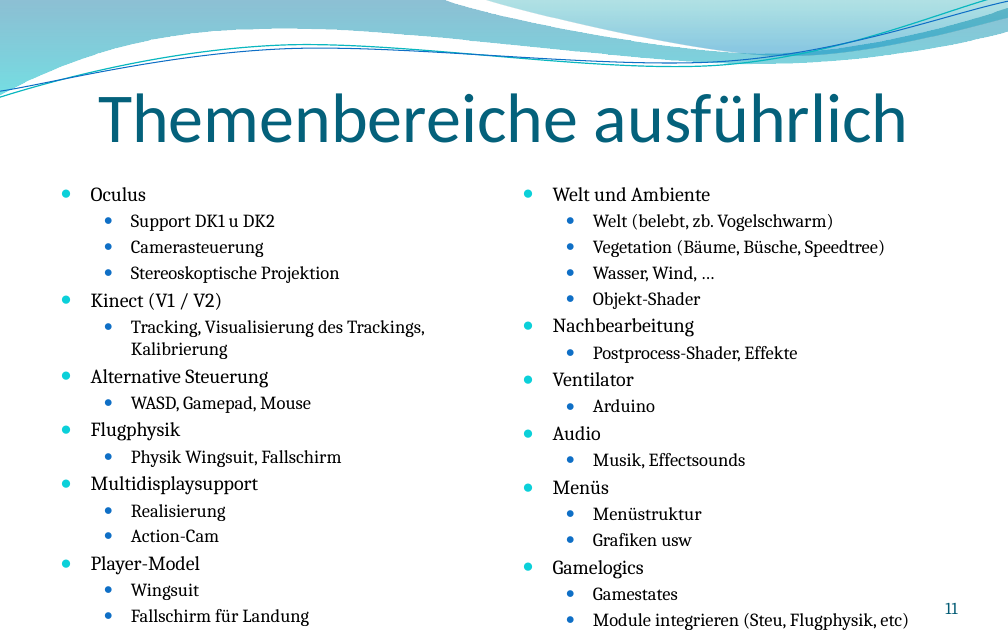
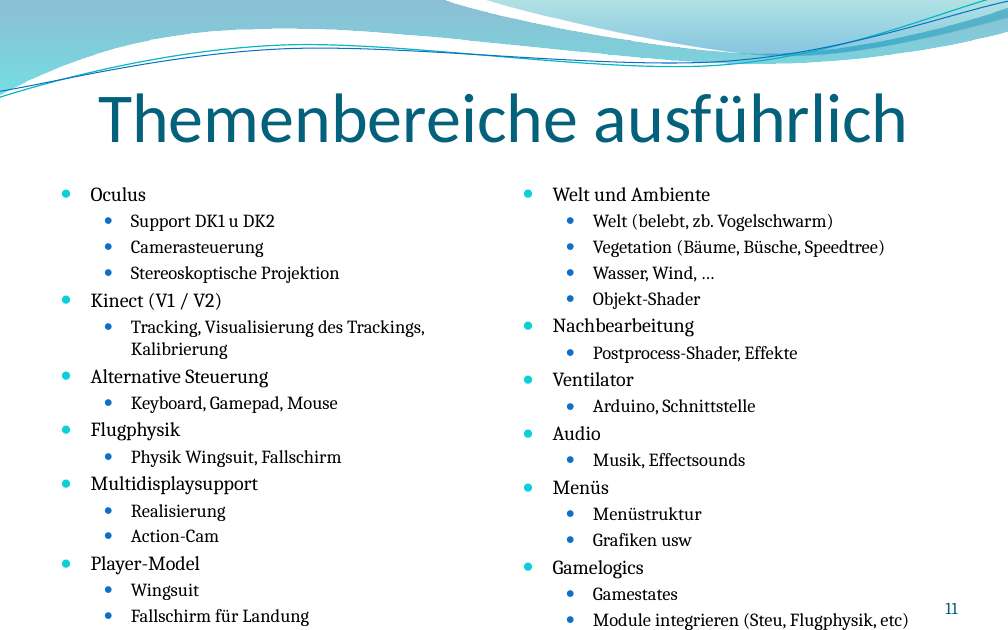
Before and after one commit to andreasdietze/Rift-Wingsuit, a slide deck: slide 11 of Präsentationen/Projektpräsentation/Projektpräsentation Rift Wingsuit.pptx. Drawn at 1008x630 pixels with LibreOffice and Linux fonts; fonts in the diff are those of the drawing; background and template pictures are left out. Boxes give left, top, right and bottom in pixels: in the first picture for what was removed or moved away, otherwise in the second. Text is boxed around its words. In the diff, an @@ line names an element or a change of style, - is before the commit and + after.

```diff
--- a/Präsentationen/Projektpräsentation/Projektpräsentation Rift Wingsuit.pptx
+++ b/Präsentationen/Projektpräsentation/Projektpräsentation Rift Wingsuit.pptx
@@ text at (x1=131, y1=396, x2=338, y2=413): text changed @@
-  ● WASD, Gamepad, Mouse
+  ● Keyboard, Gamepad, Mouse
@@ text at (x1=593, y1=399, x2=755, y2=415): text changed @@
-  ● Arduino
+  ● Arduino, Schnittstelle
```
Also in this commit, not shown: 2 other slides changed.
